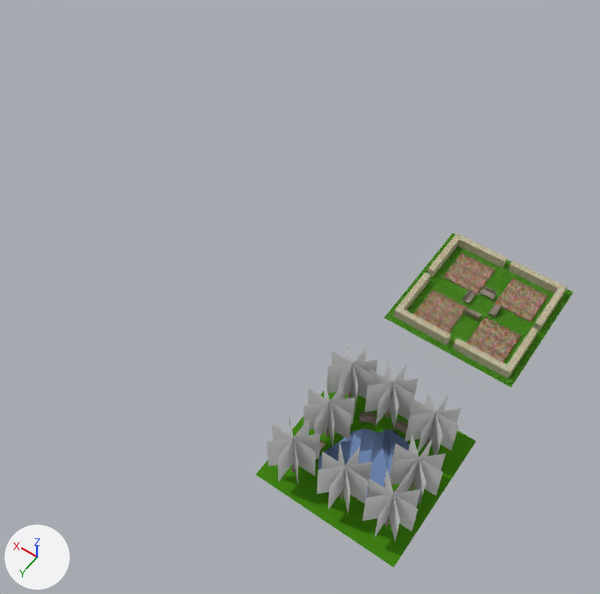
Two versions of the Blender file models/parks.blend, one commit apart.
Both versions are drawn from a camera (50 mm lens) standing at (-2.13, 8.44, 9.47) and looking at (2.24, 2.31, -0.15). Lighting does not change. The marker at lower left points along +X, +Y and +Z.

In view in the first picture: 'park1', 'park2'.
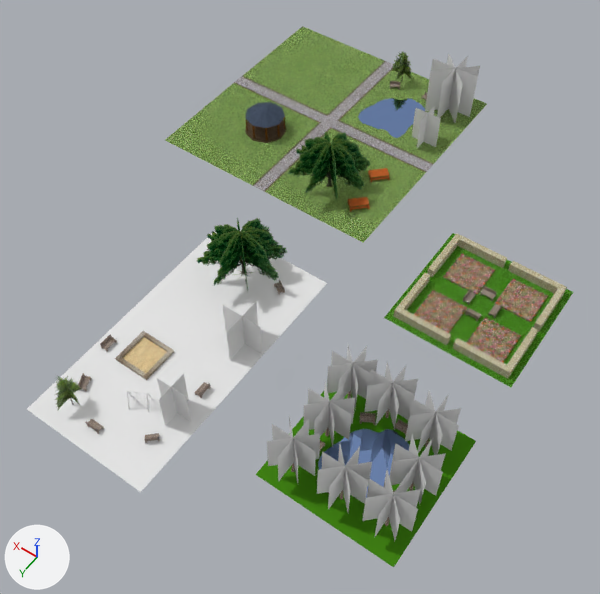
The change, as a list of edits to the scene's bpy script:
```text
Add mat_tree2:
    mat_tree2 = bpy.data.materials.new('tree2')
    # uses the picture img_tree3_png_001
Add mat_chaine:
    mat_chaine = bpy.data.materials.new('chaine')
    # uses the picture img_chaine_png_001
Add mat_sandbox_wood:
    mat_sandbox_wood = bpy.data.materials.new('sandbox_wood')
    # uses the picture img_sandbox_wood_jpg_001
Add mat_tree3:
    mat_tree3 = bpy.data.materials.new('tree3')
    # uses the picture img_tree4_png_001
Add mat_table:
    mat_table = bpy.data.materials.new('table')
    # uses the picture img_wood_table_jpg_001
Add mat_kiosk_wood:
    mat_kiosk_wood = bpy.data.materials.new('kiosk_wood')
    mat_kiosk_wood.use_nodes = True; mat_kiosk_wood.node_tree.nodes.clear()
    _N = mat_kiosk_wood.node_tree.nodes; _L = mat_kiosk_wood.node_tree.links
    n0 = _N.new('ShaderNodeOutputMaterial'); n0.name = 'Material Output'
    n1 = _N.new('ShaderNodeBsdfDiffuse'); n1.name = 'Diffuse BSDF'
    n2 = _N.new('ShaderNodeTexImage'); n2.name = 'Image Texture'
    n2.image = img_kiosk_wood1_jpg
    n3 = _N.new('NodeUndefined'); n3.name = 'UV Map'
    _L.new(n1.outputs[0], n0.inputs[0])  # 'BSDF' to 'Surface'
    _L.new(n2.outputs[0], n1.inputs[0])  # 'Color' to 'Color'
    _L.new(n3.outputs[0], n2.inputs[0])  # 'UV' to 'Vector'
Add mat_kiosk_floor:
    mat_kiosk_floor = bpy.data.materials.new('kiosk_floor')
    mat_kiosk_floor.use_nodes = True; mat_kiosk_floor.node_tree.nodes.clear()
    _N = mat_kiosk_floor.node_tree.nodes; _L = mat_kiosk_floor.node_tree.links
    n0 = _N.new('ShaderNodeOutputMaterial'); n0.name = 'Material Output'
    n1 = _N.new('ShaderNodeBsdfDiffuse'); n1.name = 'Diffuse BSDF'
    n2 = _N.new('ShaderNodeTexImage'); n2.name = 'Image Texture'
    n2.image = img_kiosk_floor_jpg
    n3 = _N.new('NodeUndefined'); n3.name = 'UV Map'
    _L.new(n1.outputs[0], n0.inputs[0])  # 'BSDF' to 'Surface'
    _L.new(n2.outputs[0], n1.inputs[0])  # 'Color' to 'Color'
    _L.new(n3.outputs[0], n2.inputs[0])  # 'UV' to 'Vector'
Add mat_kiosk_roof:
    mat_kiosk_roof = bpy.data.materials.new('kiosk_roof')
    mat_kiosk_roof.use_nodes = True; mat_kiosk_roof.node_tree.nodes.clear()
    _N = mat_kiosk_roof.node_tree.nodes; _L = mat_kiosk_roof.node_tree.links
    n0 = _N.new('ShaderNodeOutputMaterial'); n0.name = 'Material Output'
    n1 = _N.new('ShaderNodeBsdfDiffuse'); n1.name = 'Diffuse BSDF'
    n2 = _N.new('ShaderNodeTexImage'); n2.name = 'Image Texture'
    n2.image = img_roof_jpg
    n3 = _N.new('NodeUndefined'); n3.name = 'UV Map'
    _L.new(n1.outputs[0], n0.inputs[0])  # 'BSDF' to 'Surface'
    _L.new(n2.outputs[0], n1.inputs[0])  # 'Color' to 'Color'
    _L.new(n3.outputs[0], n2.inputs[0])  # 'UV' to 'Vector'
Add mat_pavement_side:
    mat_pavement_side = bpy.data.materials.new('pavement_side')
    mat_pavement_side.use_nodes = True; mat_pavement_side.node_tree.nodes.clear()
    _N = mat_pavement_side.node_tree.nodes; _L = mat_pavement_side.node_tree.links
    n0 = _N.new('ShaderNodeOutputMaterial'); n0.name = 'Material Output'
    n1 = _N.new('ShaderNodeBsdfDiffuse'); n1.name = 'Diffuse BSDF'
    n2 = _N.new('ShaderNodeTexImage'); n2.name = 'Image Texture'
    n2.image = img_pavement_side_park4_jpg_001
    n3 = _N.new('NodeUndefined'); n3.name = 'UV Map'
    _L.new(n1.outputs[0], n0.inputs[0])  # 'BSDF' to 'Surface'
    _L.new(n2.outputs[0], n1.inputs[0])  # 'Color' to 'Color'
    _L.new(n3.outputs[0], n2.inputs[0])  # 'UV' to 'Vector'
Add ob_park3:
    ob_park3 = bpy.data.objects.new('park3', me_plane_001)  # 567 vertices, 382 faces, 2 loose edges; spans x -48.0..48.0, y -54.0..146.0, z -1.0..49.0; in mat_sit (its picture is missing), mat_swing (its picture is missing), mat_herbe3 (its picture is missing), mat_bench (picture img_bench_jpg), mat_tree1 (its picture is missing), mat_tree4 (its picture is missing), mat_sand (picture img_sand_jpg_001)
    ob_park3.location = (3.0, 2.98, 0.0)
    ob_park3.scale = (0.0208, 0.0208, 0.0208)
Add ob_park4:
    ob_park4 = bpy.data.objects.new('park4', me_plane_002)  # 754 vertices, 504 faces; spans x -5.0..15.0, y -5.0..15.1, z -0.1..5.1; in mat_bench (picture img_bench_jpg), mat_tree1 (its picture is missing), mat_tree4 (its picture is missing), mat_stone_floor (picture img_pavement_park4_jpg_001), mat_herbe_park4 (picture img_grass_park4_jpg_001), mat_pavement_corner (picture img_pavement_corner_park4_jpg_001)
    ob_park4.location = (3.0, -2.02, 0.0)
    ob_park4.scale = (0.2, 0.2, 0.2)
```

Where the change shows, as pixel boxes [x1, y1, x2, y2] in the pictures (600 x 594 px):
'park4', added (green)
    after: [165, 26, 487, 243]
'park3', added
    after: [27, 218, 327, 492]
    faces in mat_herbe3 (its picture is missing): [27, 231, 327, 492]
    faces in mat_tree3: [197, 218, 287, 291]
    faces in mat_tree4 (its picture is missing): [222, 302, 262, 359]
    faces in mat_tree1 (its picture is missing): [157, 374, 191, 425]
    faces in mat_sand (picture img_sand_jpg_001): [123, 337, 167, 373]
